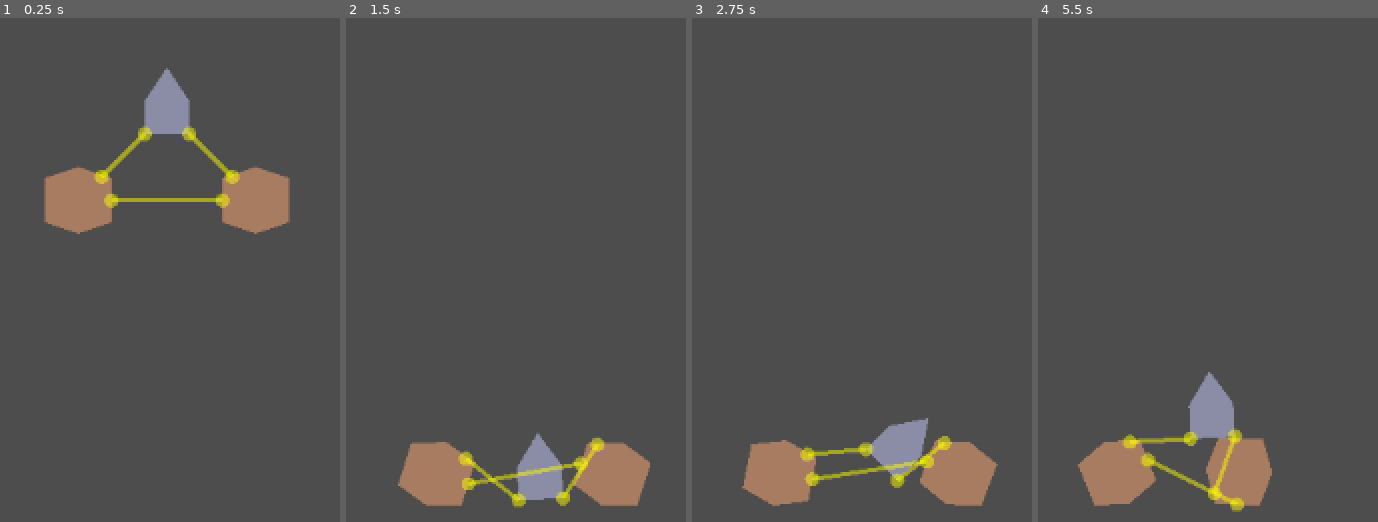
Above: before the commit, frames 1-4 (left to right).
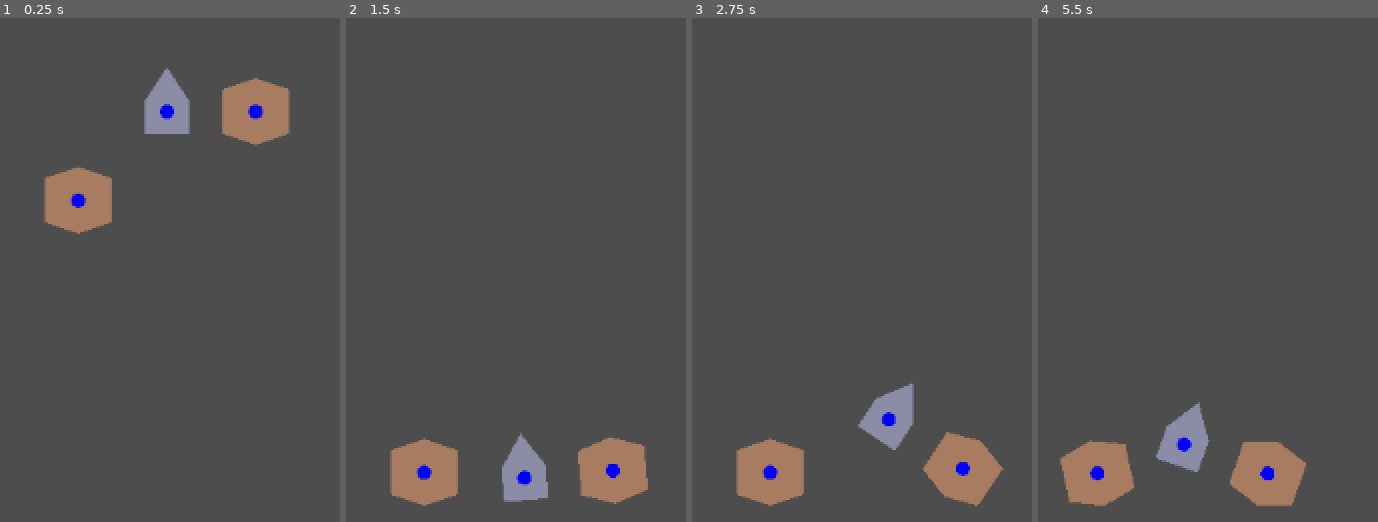
Above: after the commit, the same moments.

Repository: apocriva/foxglove
Game: Godot game, scene res://connector_test.tscn
Same seed, same stepped clock (60 frames per second), same inputs: the game is played once before the commit and once after it. Before the commit the project starts from res://main.tscn.
Inputs (mouse positions are in pixels of both pictures, inside the frame that each line leads up to):
- Up to frame 1 (0.25 s): no input
- Up to frame 2 (1.5 s): move the mouse to (outside the picture) at 0.52 s; click (outside the picture) at 0.67 s; move the mouse to (outside the picture) at 1.27 s; click (outside the picture) at 1.42 s
- Up to frame 3 (2.75 s): move the mouse to (outside the picture) at 2.02 s; click (outside the picture) at 2.17 s
- Up to frame 4 (5.5 s): move the mouse to (1126, 254) at 2.77 s; click (1126, 254) at 2.92 s; move the mouse to (outside the picture) at 3.52 s; click (outside the picture) at 3.67 s; move the mouse to (outside the picture) at 4.27 s; click (outside the picture) at 4.42 s; move the mouse to (1286, 73) at 5.02 s; click (1286, 73) at 5.17 s

The runs differ from the first frame. In frame 1, 5.7% of the frame differs, in the area x 20-86%, y 11-43%; in frame 2, 3.8%; in frame 3, 4.5%; in frame 4, 6.6%, in the area x 6-79%, y 70-99%.

Commit message:
Fooling around more with physics!

Diff:
--- /dev/null
+++ b/Godot/Connectors/connector.gd
@@ -0,0 +1,22 @@
+class_name Connector extends Node2D
+
+var _my_rigidbody:RigidBody2D
+var _target:RigidBody2D
+
+func connect_to(new_target:RigidBody2D):
+	if _target == null:
+		# Remove old target
+		pass
+	_target = new_target
+	_target.freeze = true
+	_target.reparent(_my_rigidbody)
+	_target.position = position
+	for shape in _target.get_collision_shapes():
+		var new_node = shape.duplicate()
+		shape.disabled = true
+		new_node.position = position
+		_my_rigidbody.add_child(new_node)
+
+func _enter_tree():
+	assert(get_parent() is RigidBody2D)
+	_my_rigidbody = get_parent()
--- /dev/null
+++ b/Godot/Connectors/connector_test.gd
@@ -0,0 +1,19 @@
+class_name ConnectorTest extends Node
+
+@export var attract_body:RigidBody2D
+@export_range(0, 1000, 10, "or_greater") var click_force:float
+
+@onready var viewport_size = get_viewport().get_visible_rect().size
+
+func _physics_process(delta):
+	if attract_body == null:
+		return
+
+	if Input.is_mouse_button_pressed(MOUSE_BUTTON_LEFT):
+		var mouse_position = get_viewport().get_mouse_position()
+		var force_source = mouse_position - viewport_size / 2
+		var force = force_source - attract_body.global_position
+		attract_body.apply_force(force * click_force * delta)
+
+func _ready():
+	$TestBodyA/Connector.connect_to($TestBodyB)
--- /dev/null
+++ b/Godot/Connectors/connector_test.tscn
@@ -0,0 +1,85 @@
+[gd_scene load_steps=6 format=3 uid="uid://56toalw7hhbh"]
+
+[ext_resource type="Script" path="res://connector_test.gd" id="1_j7ql7"]
+[ext_resource type="Script" path="res://test_body.gd" id="2_d7n7p"]
+[ext_resource type="Script" path="res://debug_info.gd" id="3_607fe"]
+[ext_resource type="Script" path="res://connector.gd" id="3_k47b2"]
+
+[sub_resource type="WorldBoundaryShape2D" id="WorldBoundaryShape2D_macg7"]
+
+[node name="ConnectorTest" type="Node" node_paths=PackedStringArray("attract_body")]
+script = ExtResource("1_j7ql7")
+attract_body = NodePath("TestBodyA")
+click_force = 1000.0
+
+[node name="Camera2D" type="Camera2D" parent="."]
+metadata/_edit_lock_ = true
+
+[node name="World" type="StaticBody2D" parent="."]
+metadata/_edit_group_ = true
+metadata/_edit_lock_ = true
+
+[node name="CollisionShape2D" type="CollisionShape2D" parent="World"]
+position = Vector2(0, 312)
+shape = SubResource("WorldBoundaryShape2D_macg7")
+debug_color = Color(0.886275, 0.6, 0.192157, 0.419608)
+
+[node name="CollisionShape2D2" type="CollisionShape2D" parent="World"]
+position = Vector2(-560, 0)
+rotation = 1.5708
+shape = SubResource("WorldBoundaryShape2D_macg7")
+debug_color = Color(0.886275, 0.6, 0.192157, 0.419608)
+
+[node name="CollisionShape2D3" type="CollisionShape2D" parent="World"]
+position = Vector2(0, -312)
+rotation = 3.14159
+shape = SubResource("WorldBoundaryShape2D_macg7")
+debug_color = Color(0.886275, 0.6, 0.192157, 0.419608)
+
+[node name="CollisionShape2D4" type="CollisionShape2D" parent="World"]
+position = Vector2(560, 0)
+rotation = -1.5708
+shape = SubResource("WorldBoundaryShape2D_macg7")
+debug_color = Color(0.886275, 0.6, 0.192157, 0.419608)
+
+[node name="TestBodyA" type="RigidBody2D" parent="."]
+center_of_mass_mode = 1
+continuous_cd = 2
+script = ExtResource("2_d7n7p")
+metadata/_edit_group_ = true
+
+[node name="Polygon2D" type="Polygon2D" parent="TestBodyA"]
+self_modulate = Color(0.545098, 0.552941, 0.65098, 1)
+polygon = PackedVector2Array(0, -32, 16, -8, 16, 16, -16, 16, -16, -8)
+
+[node name="Connector" type="Node2D" parent="TestBodyA"]
+position = Vector2(64, 0)
+script = ExtResource("3_k47b2")
+
+[node name="TestBodyB" type="RigidBody2D" parent="."]
+position = Vector2(64, 64)
+script = ExtResource("2_d7n7p")
+metadata/_edit_group_ = true
+
+[node name="Polygon2D" type="Polygon2D" parent="TestBodyB"]
+self_modulate = Color(0.66, 0.48444, 0.3828, 1)
+polygon = PackedVector2Array(0, -24, 24, -16, 24, 16, 0, 24, -24, 16, -24, -16)
+
+[node name="TestBodyB2" type="RigidBody2D" parent="."]
+position = Vector2(-64, 64)
+script = ExtResource("2_d7n7p")
+metadata/_edit_group_ = true
+
+[node name="Polygon2D" type="Polygon2D" parent="TestBodyB2"]
+self_modulate = Color(0.66, 0.48444, 0.3828, 1)
+polygon = PackedVector2Array(0, -24, 24, -16, 24, 16, 0, 24, -24, 16, -24, -16)
+
+[node name="DebugInfo" type="Node2D" parent="." node_paths=PackedStringArray("_rigidbodies")]
+top_level = true
+script = ExtResource("3_607fe")
+spring_color = Color(1, 1, 0, 0.501961)
+spring_attach_size = 5.0
+spring_width = 3.0
+_rigidbodies = [NodePath("../TestBodyA"), NodePath("../TestBodyB"), NodePath("../TestBodyB2")]
+
+[connection signal="child_entered_tree" from="TestBodyA" to="TestBodyA" method="_on_child_entered_tree"]
--- a/Godot/Connectors/main.tscn
+++ b/Godot/Connectors/dampened_spring_test.tscn
@@ -6,7 +6,7 @@
 
 [sub_resource type="WorldBoundaryShape2D" id="WorldBoundaryShape2D_macg7"]
 
-[node name="Main" type="Node" node_paths=PackedStringArray("attract_body")]
+[node name="DampenedSpringTest" type="Node" node_paths=PackedStringArray("attract_body")]
 script = ExtResource("1_5xr2t")
 attract_body = NodePath("TestBodyA")
 click_force = 1000.0
--- a/Godot/Connectors/debug_info.gd
+++ b/Godot/Connectors/debug_info.gd
@@ -5,6 +5,7 @@
 @export_range(0.1, 10, 0.1) var spring_width:float
 
 var _joints_data:Array[Dictionary]
+@export var _rigidbodies:Array[RigidBody2D]
 
 func _ready():
 	_update_joints()
@@ -36,6 +37,8 @@
 func _draw():
 	for item in _joints_data:
 		_draw_joint(item)
+	for item in _rigidbodies:
+		_draw_com(item)
 
 func _draw_joint(item:Dictionary):
 	var joint = item["joint"]
@@ -49,3 +52,6 @@
 	draw_circle(spring_start, spring_attach_size, spring_color)
 	draw_circle(spring_end, spring_attach_size, spring_color)
 	draw_line(spring_start, spring_end, spring_color, spring_width)
+
+func _draw_com(item:RigidBody2D):
+	draw_circle(item.global_position, 5, Color.BLUE)
--- a/Godot/Connectors/project.godot
+++ b/Godot/Connectors/project.godot
@@ -11,7 +11,7 @@
 [application]
 
 config/name="Connectors"
-run/main_scene="res://main.tscn"
+run/main_scene="res://connector_test.tscn"
 config/features=PackedStringArray("4.1", "GL Compatibility")
 config/icon="res://icon.svg"
 
--- a/Godot/Connectors/test_body.gd
+++ b/Godot/Connectors/test_body.gd
@@ -1,6 +1,21 @@
 class_name TestBody extends RigidBody2D
 
+@onready var _base_mass = mass
+var _collision_shapes:Array[CollisionShape2D]
+
+func get_collision_shapes() -> Array[CollisionShape2D]:
+	return _collision_shapes
+
 func _ready():
-	var collision = CollisionPolygon2D.new()
-	collision.polygon = $Polygon2D.polygon
-	add_child(collision)
+	var shape = CollisionShape2D.new()
+	shape.set_shape(ConvexPolygonShape2D.new())
+	shape.shape.set_point_cloud($Polygon2D.polygon)
+	add_child(shape)
+	_collision_shapes.push_back(shape)
+
+
+func _on_child_entered_tree(node):
+	if not node is RigidBody2D:
+		return
+	mass += node.mass
+	center_of_mass += (node.position * node.mass) / 2
